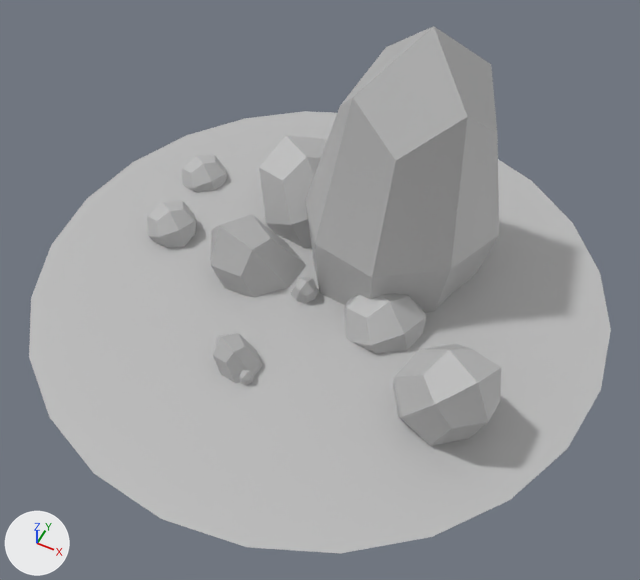
A saved change to the FBX model Assets/Models/Spike4.fbx.
One viewpoint serves both versions: a 50 mm camera at (0.938, -1.87, 2.313) aimed at (0.053, -0.1, 0.102). The axes (+X, +Y, +Z) are drawn at lower left. The lights are the same throughout. Where no turn or scale is listed for an object, it has been applied to the vertices.
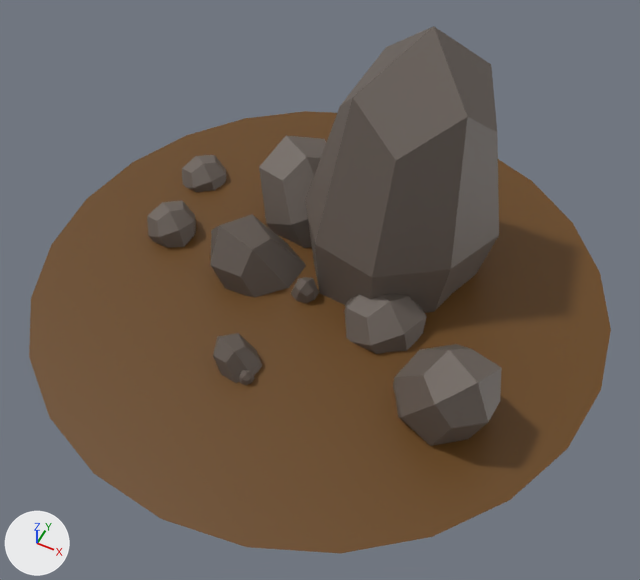
Changed parts and their boxes (x1, y1, x2, y2) in the pictures (640 x 580 px):
'pDisc3', recoloured (grey to brown): (29, 111, 611, 554) in both
'pCube30', recoloured: (305, 26, 499, 313) in both
'pCube35', recoloured: (393, 344, 502, 446) in both
'pCube33', recoloured: (210, 214, 306, 298) in both
'pCube29', recoloured: (259, 135, 326, 248) in both
'pCube34', recoloured: (344, 294, 427, 354) in both
'pCube32', recoloured: (147, 200, 196, 248) in both
'pCube37', recoloured: (213, 333, 262, 383) in both
'pCube31', recoloured: (182, 155, 226, 192) in both
'pCube28', recoloured (grey to brown): (291, 277, 319, 304) in both

What the commit changed:
Material 'lambert22' (mat_lambert22) is new.
Its base color is (0.147, 0.119, 0.102) (dark grey #6b615a).
Material 'lambert23' (mat_lambert23) is new.
Its base color is (0.139, 0.0594, 0.00848) (brown #684517).
me_mesh_006 has 26 vertices, 24 faces and spans x -0.408..-0.023, y -0.174..0.164, z -0.358..0.225.
me_mesh_006 no longer uses material mat_lambert1 (grey #bcbcbc).
me_mesh_006 now uses material mat_lambert22 (dark grey #6b615a).
me_mesh_004 has 26 vertices, 24 faces and spans x 0.13..0.407, y -0.2..0.094, z -0.148..0.151.
me_mesh_004 no longer uses material mat_lambert1 (grey #bcbcbc).
me_mesh_004 now uses material mat_lambert22 (dark grey #6b615a).
me_mesh_009 has 26 vertices, 24 faces and spans x -0.131..0.52, y -0.091..0.575, z -0.497..0.905.
me_mesh_009 no longer uses material mat_lambert1 (grey #bcbcbc).
me_mesh_009 now uses material mat_lambert22 (dark grey #6b615a).
me_mesh_007 has 26 vertices, 24 faces and spans x -0.751..-0.572, y 0.215..0.406, z -0.103..0.091.
me_mesh_007 no longer uses material mat_lambert1 (grey #bcbcbc).
me_mesh_007 now uses material mat_lambert22 (dark grey #6b615a).
me_mesh_003 has 26 vertices, 24 faces and spans x 0.4..0.744, y -0.458..-0.124, z -0.17..0.317.
me_mesh_003 no longer uses material mat_lambert1 (grey #bcbcbc).
me_mesh_003 now uses material mat_lambert22 (dark grey #6b615a).
me_mesh_008 has 26 vertices, 24 faces and spans x -0.076..0.019, y -0.104..-0.008, z -0.086..0.089.
me_mesh_008 no longer uses material mat_lambert1 (grey #bcbcbc).
me_mesh_008 now uses material mat_lambert22 (dark grey #6b615a).
me_mesh_010 has 26 vertices, 24 faces and spans x -0.393..-0.002, y 0.129..0.496, z -0.197..0.293.
me_mesh_010 no longer uses material mat_lambert1 (grey #bcbcbc).
me_mesh_010 now uses material mat_lambert22 (dark grey #6b615a).
me_mesh_002 has 61 vertices, 48 faces and spans x -1.0..1.0, y -1.0..1.0, z 0.0.
me_mesh_002 no longer uses material mat_lambert1 (grey #bcbcbc).
me_mesh_002 now uses material mat_lambert23 (brown #684517).
me_mesh_005 has 26 vertices, 24 faces and spans x -0.695..-0.516, y -0.097..0.094, z -0.067..0.127.
me_mesh_005 no longer uses material mat_lambert1 (grey #bcbcbc).
me_mesh_005 now uses material mat_lambert22 (dark grey #6b615a).
me_mesh has 26 vertices, 24 faces and spans x -0.158..0.006, y -0.496..-0.354, z -0.13..0.133.
me_mesh no longer uses material mat_lambert1 (grey #bcbcbc).
me_mesh now uses material mat_lambert22 (dark grey #6b615a).
